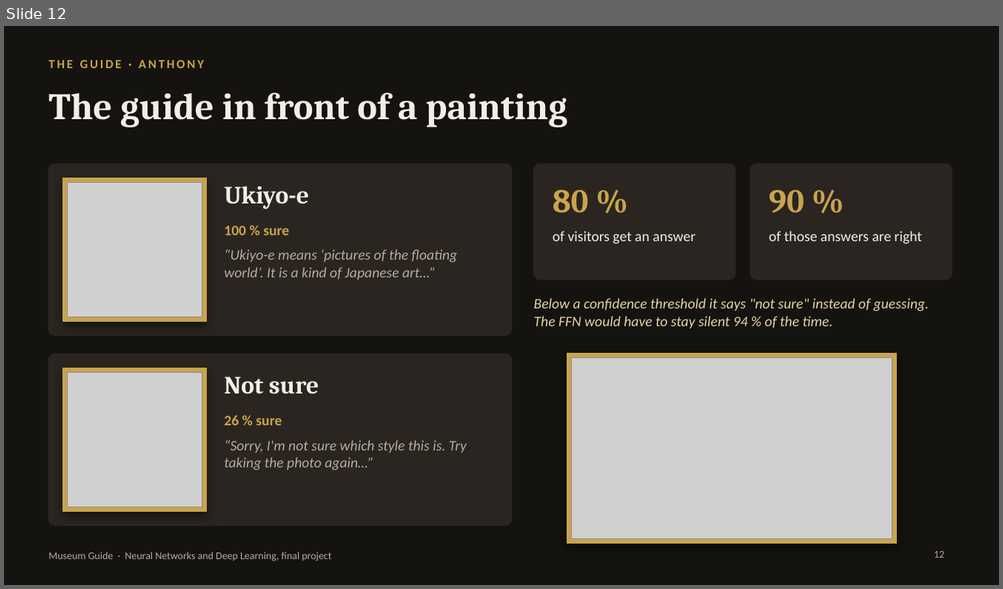
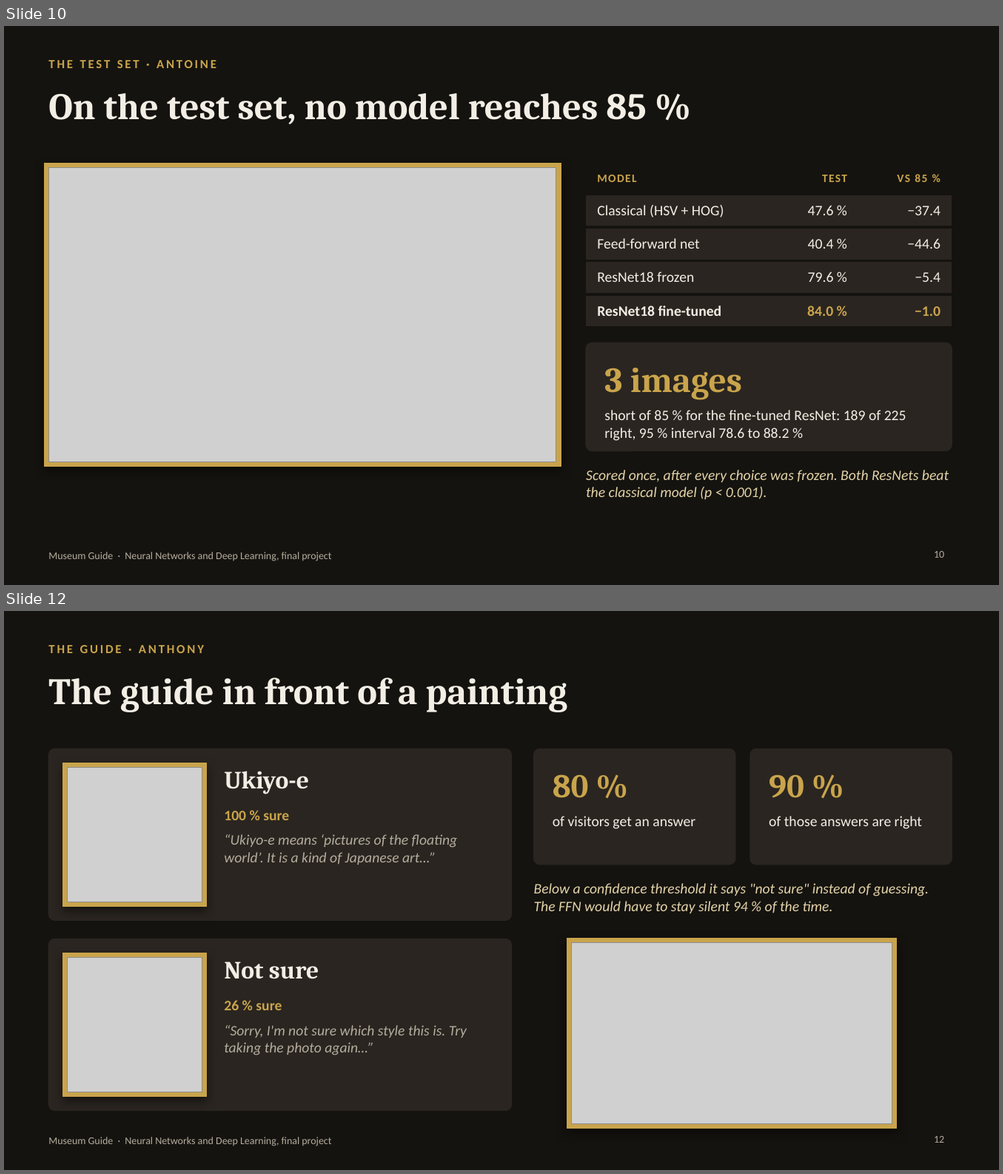
Before and after one commit to anthonyrascle43-stack/Neural-Network-Project, a slide deck: slides/museum_guide.pptx. Shown one above the other, each under a label of ours: slide 12 before the commit, slides 10 and 12 after it; the slides between them are not shown. The pictures are 1003x589 and 1003x1174 pixels, drawn with LibreOffice and Linux fonts; fonts in the diff are those of the drawing; grey boxes stand for pictures. Boxes give left, top, right and bottom in pixels: in the first picture for what was removed or moved away, otherwise in the second. Text is boxed around its words. In the diff, an @@ line names an element or a change of style, - is before the commit and + after.

Commit message:
Fill slides 8-11: classical baseline, pretrained ResNet18, test comparison and recommendation

```diff
--- a/slides/museum_guide.pptx
+++ b/slides/museum_guide.pptx
@@ slide 10 added at (4,26,999,585), background #15130F; not listed: 1 template element that a slide beside it also shows @@
@@ text added at (48,60,216,68), 12 pt, text #C9A44C, bold @@
+THE TEST SET · ANTOINE
@@ title added at (48,93,646,124), 36 pt, text #F3EEE5, bold @@
+On the test set, no model reaches 85 %
@@ rectangle added at (44,164,560,467), fill #C9A44C, outline #C9A44C 0.5 pt @@
@@ picture added at (48,168,556,463) @@
@@ table added at (586,164,951,328), 5 rows, 3 columns @@
+MODEL | TEST | VS 85 %
+Classical (HSV + HOG) | 47.6 % | −37.4
+Feed-forward net | 40.4 % | −44.6
+ResNet18 frozen | 79.6 % | −5.4
+ResNet18 fine-tuned | 84.0 % | −1.0
@@ rounded rectangle added at (586,343,951,452), fill #2A2520, outline #2A2520 1 pt @@
@@ text added at (604,368,742,400), 34 pt, text #C9A44C, bold @@
+3 images
@@ text added at (604,410,906,441), 14 pt, text #F3EEE5 @@
+short of 85 % for the fine-tuned ResNet: 189 of 225 right, 95 % interval 78.6 to 88.2 %
@@ text added at (586,470,948,500), 14 pt, text #E3D3A8, italic @@
+Scored once, after every choice was frozen. Both ResNets beat the classical model (p < 0.001).
@@ page number added at (933,551,944,558), 10 pt, text #B4AC9E @@
+10
```
Also in this commit, not shown: 3 other slides added, 4 slides removed.
